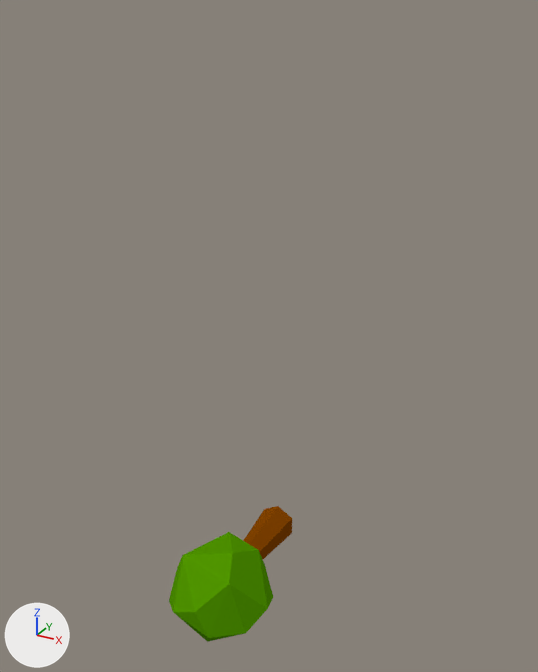
Renders of the Blender file Assets/Scenes/arbol.blend from each side of a commit.
One viewpoint serves both versions: a 50 mm lens placed at (7.73, -13.71, 12.69), pointed at (0.07, 0.22, 5.72). Every picture has the same lights, and +X, +Y and +Z are marked at lower left.
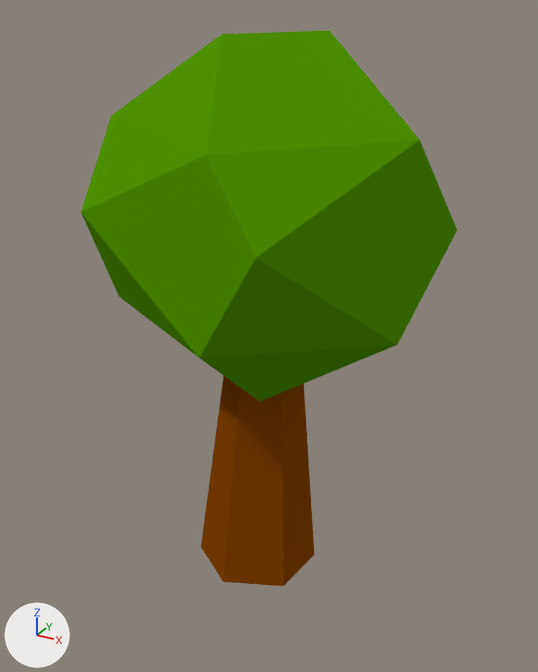
Location of each change, [x1, y1, x2, y2] in pixels of the pictures (538 x 672 px; the box of a moved part takes in the faces that stretch with it):
'Cylinder.001', reshaped (204% wider, 307% taller)
    before: [169, 506, 292, 642]
    after: [81, 30, 457, 586]
part 1 of me_cylinder_003, moved or reshaped
    before: [243, 506, 292, 559]
    after: [201, 376, 314, 586]
part 2 of me_cylinder_003, moved or reshaped
    before: [169, 532, 273, 642]
    after: [81, 30, 457, 401]

What the commit changed:
me_cylinder_003 is used by ob_cylinder_001; location (0.0, 0.0, 0.0); rotation (1.571, 0.0, 0.0), in degrees (90, 0, 0).
me_cylinder_003 had 33 vertices, 46 faces and spanned x -1.32..1.32, y -1.24..1.26, z -0.86..3.29.
me_cylinder_003 now has 33 vertices, 46 faces and spans x -3.63..4.06, y -0.3..12.3, z -3.79..3.38.
me_cylinder_003 part 1: the loose piece of 12 vertices spanning x -0.42..0.42, y -0.49..0.49, z -0.86..1.23 is multiplied about its middle by the matrix ((1.284, 2.733, 0.038), (0.116, -0.096, 3.016), (2.731, -1.281, -0.146)), then moved by (0.01, 2.93, -0.11).
me_cylinder_003 part 2: 21 of 33 vertices moved; they spanned x -1.32..1.32, y -1.24..1.26, z 0.79..3.29 and now span x -3.63..4.06, y 4.77..12.3, z -3.79..3.38; mean shift (-0.01, 8.56, -2.2); largest move (-0.53, 0.01, 3.25) -> (-0.52, 12.12, -1.82).
